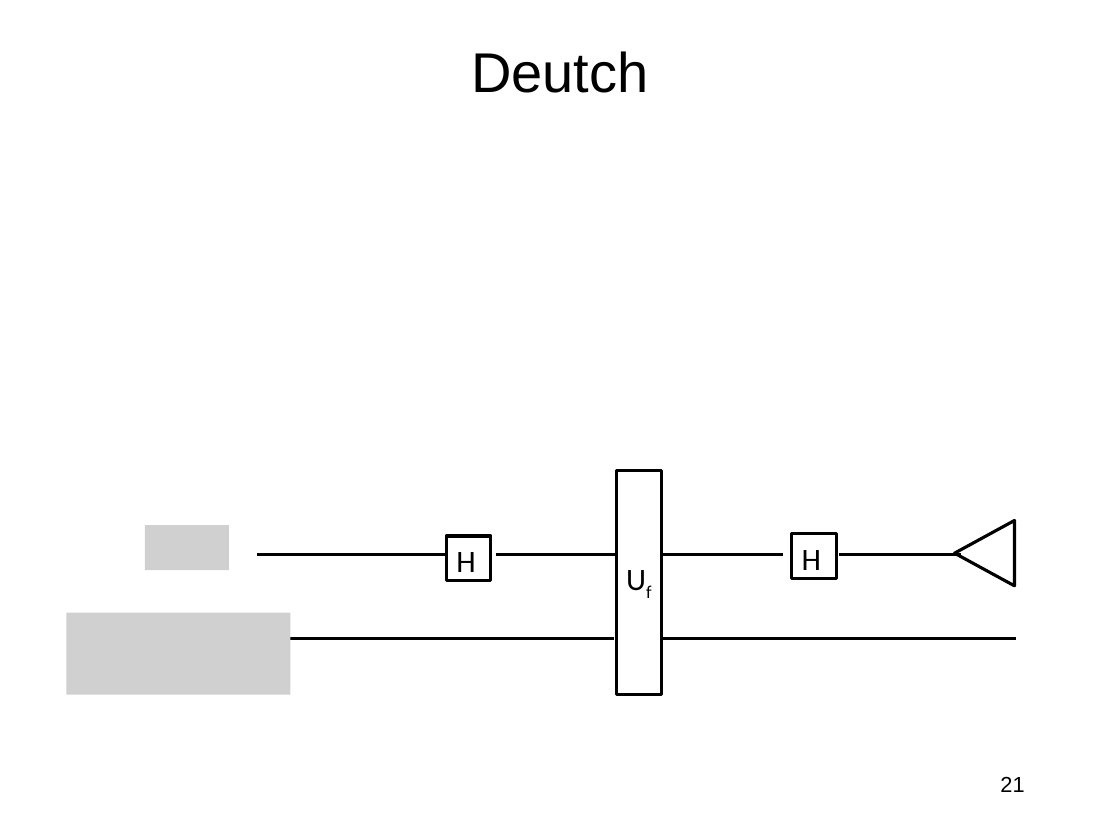
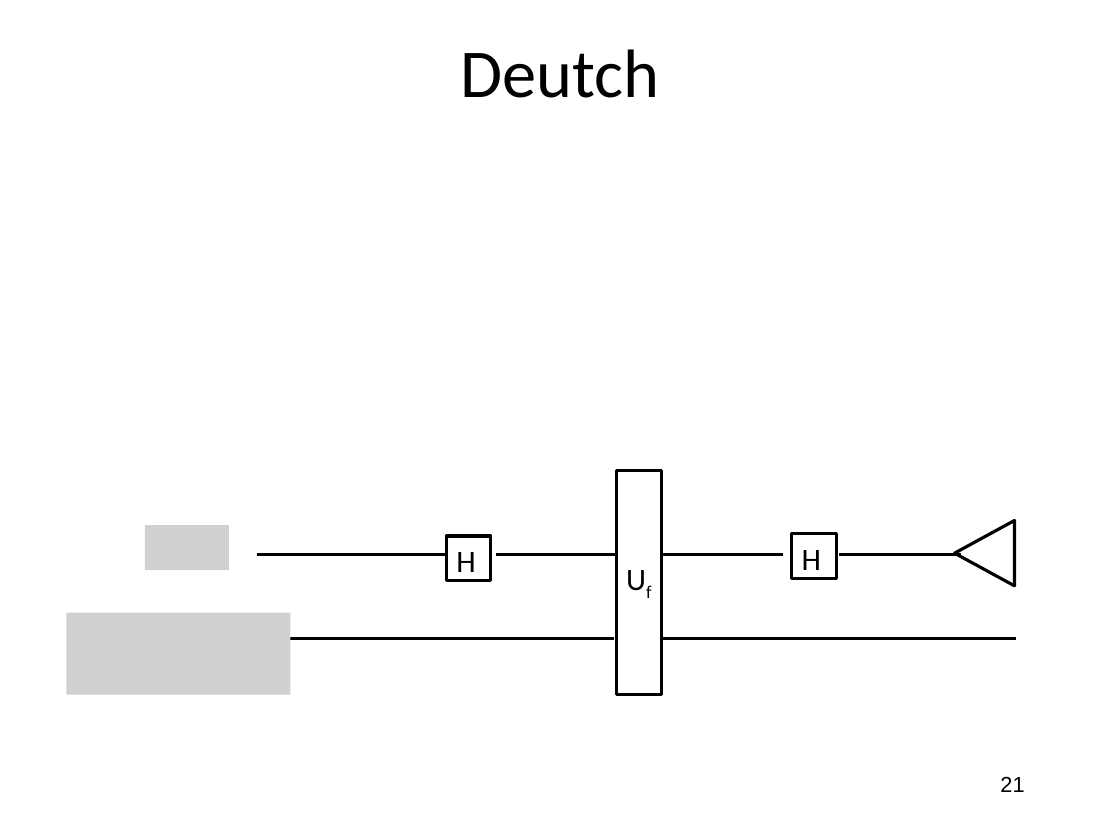
Before and after one commit to jlmucb/class_notes, a slide deck: slide 21 of BerkeleyClass/CS290Spring2013/Lectures/QC.pptx. Drawn at 1120x840 pixels with LibreOffice and Linux fonts; fonts in the diff are those of the drawing; grey boxes stand for pictures. Boxes give left, top, right and bottom in pixels: in the first picture for what was removed or moved away, otherwise in the second. Text is boxed around its words. In the diff, an @@ line names an element or a change of style, - is before the commit and + after.

```diff
--- a/BerkeleyClass/CS290Spring2013/Lectures/QC.pptx
+++ b/BerkeleyClass/CS290Spring2013/Lectures/QC.pptx
@@ title "Deutch" at (x1=460, y1=49, x2=659, y2=98): size 36 to 44 pt, font Arial to Calibri @@
```
Also in this commit, not shown: 5 other slides changed.
